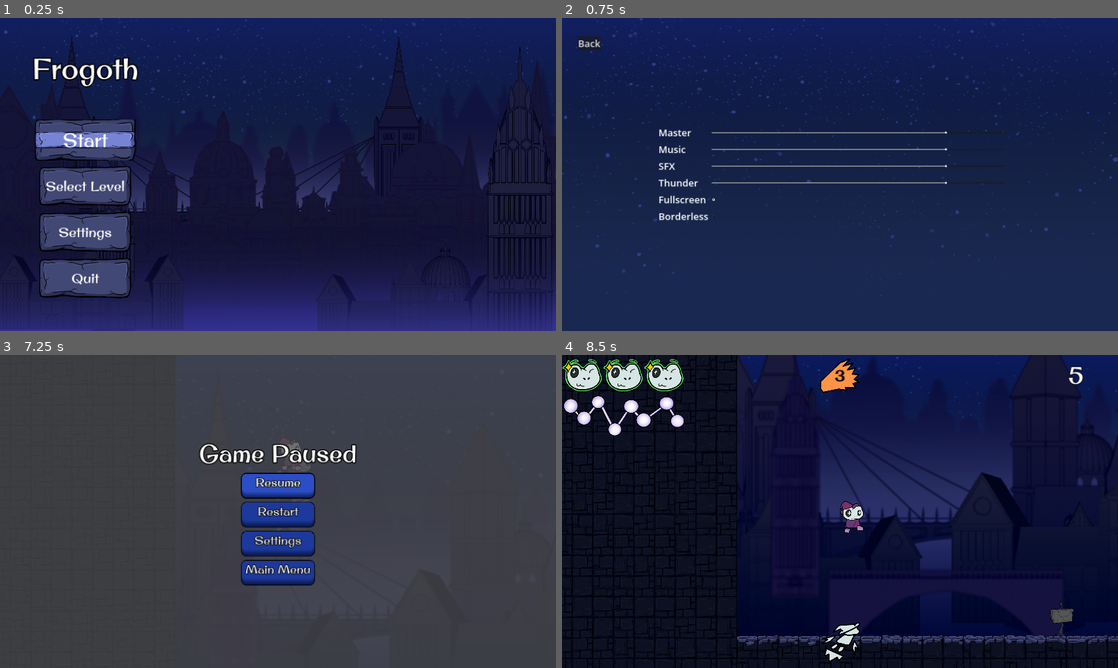
Above: before the commit, frames 1-4 (two rows, left to right).
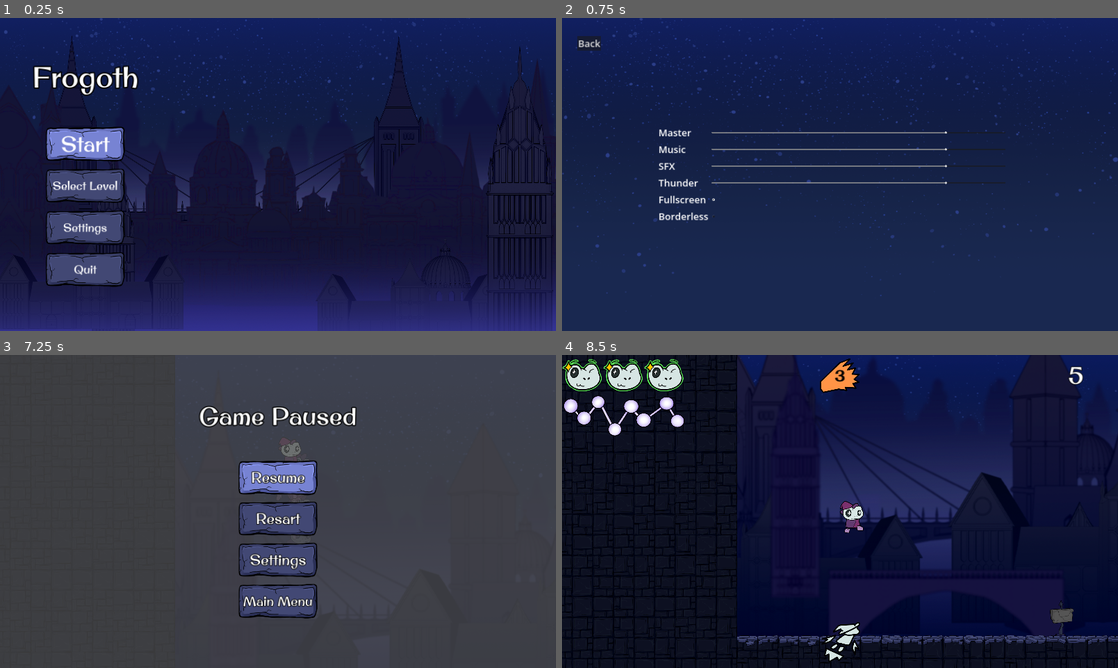
Above: after the commit, the same moments.

Repository: DerBrotDoktor/Frogoth
Game: Godot game, scene res://scenes/main/main.tscn
Same seed, same stepped clock (60 frames per second), same inputs: the game is played once before the commit and once after it.
Inputs (mouse positions are in pixels of both pictures, inside the frame that each line leads up to):
- Up to frame 1 (0.25 s): no input
- Up to frame 2 (0.75 s): click "Settings" at 0.5 s
- Up to frame 3 (7.25 s): click (294, 552) at 1.25 s; click "Back" at 2 s; click "Start" at 2.75 s; hold W (up) from 3.53 s (still down); tap Shift (dash) at 3.6, 5.1, 6.6 s; tap Space (jump) at 3.77, 4.52, 6.02, 6.77 s; tap F (discrad_shape) at 4.35, 5.85 s; tap Escape (pause_menu) at 7.15 s
- Up to frame 4 (8.5 s): release W (up) at 7.25 s; click "Resume" at 7.25 s; hold W (up) from 8.03 s (still down); tap F (discrad_shape) at 8.1 s; tap Space (jump) at 8.27 s

The runs differ from the first frame. In frame 1, 6.7% of the frame differs, in the area x 5-25%, y 12-90%; in frame 2, nothing differs; in frame 3, 8.3%, in the area x 35-65%, y 16-85%; in frame 4, nothing differs.

Commit message:
Changed: buttons in main menu and pause menu Changed: button assets

Diff:
--- a/scenes/menus/main_menu.tscn
+++ b/scenes/menus/main_menu.tscn
@@ -112,7 +112,6 @@
 [node name="VerticalContainer" type="VBoxContainer" parent="MarginContainer"]
 layout_mode = 2
 size_flags_horizontal = 0
-theme_override_constants/separation = 30
 alignment = 1
 
 [node name="TitleText" type="Label" parent="MarginContainer/VerticalContainer"]
@@ -123,9 +122,9 @@
 horizontal_alignment = 1
 
 [node name="StartButton" type="TextureButton" parent="MarginContainer/VerticalContainer"]
-custom_minimum_size = Vector2(600, 180)
-layout_mode = 2
-size_flags_vertical = 3
+custom_minimum_size = Vector2(512, 256)
+layout_mode = 2
+size_flags_horizontal = 4
 size_flags_stretch_ratio = 0.0
 focus_neighbor_top = NodePath("../QuitButton")
 focus_neighbor_bottom = NodePath("../LevelSelectButton")
@@ -143,16 +142,15 @@
 grow_horizontal = 2
 grow_vertical = 2
 theme_override_fonts/font = ExtResource("1_4inao")
-theme_override_font_sizes/font_size = 120
+theme_override_font_sizes/font_size = 130
 text = "Start"
 horizontal_alignment = 1
 vertical_alignment = 1
 
 [node name="LevelSelectButton" type="TextureButton" parent="MarginContainer/VerticalContainer"]
-custom_minimum_size = Vector2(600, 180)
-layout_mode = 2
-size_flags_horizontal = 4
-size_flags_vertical = 4
+custom_minimum_size = Vector2(512, 256)
+layout_mode = 2
+size_flags_horizontal = 4
 focus_neighbor_top = NodePath("../StartButton")
 focus_neighbor_bottom = NodePath("../SettingsButton")
 texture_normal = ExtResource("6_yipjy")
@@ -169,13 +167,13 @@
 grow_horizontal = 2
 grow_vertical = 2
 theme_override_fonts/font = ExtResource("1_4inao")
-theme_override_font_sizes/font_size = 85
+theme_override_font_sizes/font_size = 70
 text = "Select Level"
 horizontal_alignment = 1
 vertical_alignment = 1
 
 [node name="SettingsButton" type="TextureButton" parent="MarginContainer/VerticalContainer"]
-custom_minimum_size = Vector2(600, 180)
+custom_minimum_size = Vector2(512, 256)
 layout_mode = 2
 size_flags_horizontal = 4
 focus_neighbor_top = NodePath("../LevelSelectButton")
@@ -194,13 +192,13 @@
 grow_horizontal = 2
 grow_vertical = 2
 theme_override_fonts/font = ExtResource("1_4inao")
-theme_override_font_sizes/font_size = 85
+theme_override_font_sizes/font_size = 70
 text = "Settings"
 horizontal_alignment = 1
 vertical_alignment = 1
 
 [node name="QuitButton" type="TextureButton" parent="MarginContainer/VerticalContainer"]
-custom_minimum_size = Vector2(600, 180)
+custom_minimum_size = Vector2(512, 256)
 layout_mode = 2
 size_flags_horizontal = 4
 focus_neighbor_top = NodePath("../SettingsButton")
@@ -219,7 +217,7 @@
 grow_horizontal = 2
 grow_vertical = 2
 theme_override_fonts/font = ExtResource("1_4inao")
-theme_override_font_sizes/font_size = 85
+theme_override_font_sizes/font_size = 70
 text = "Quit
 "
 horizontal_alignment = 1
--- a/scenes/menus/pause_menu.tscn
+++ b/scenes/menus/pause_menu.tscn
@@ -2,51 +2,12 @@
 
 [ext_resource type="FontFile" uid="uid://dkx15fd30kr63" path="res://assets/font/OriginalSurfer-Regular.ttf" id="1_861nn"]
 [ext_resource type="Script" path="res://scenes/menus/pause_menu.gd" id="1_mgqje"]
-
-[sub_resource type="StyleBoxFlat" id="StyleBoxFlat_lnr4f"]
-bg_color = Color(0.168627, 0.305882, 0.776471, 1)
-border_width_bottom = 40
-border_color = Color(0.0509804, 0.117647, 0.352941, 1)
-border_blend = true
-corner_radius_top_left = 30
-corner_radius_top_right = 30
-corner_radius_bottom_right = 30
-corner_radius_bottom_left = 30
-shadow_color = Color(0, 0, 0, 1)
-shadow_size = 8
-
-[sub_resource type="StyleBoxFlat" id="StyleBoxFlat_w1hgi"]
-bg_color = Color(0.168627, 0.305882, 0.776471, 1)
-border_width_bottom = 40
-border_color = Color(0.0509804, 0.117647, 0.352941, 1)
-border_blend = true
-corner_radius_top_left = 30
-corner_radius_top_right = 30
-corner_radius_bottom_right = 30
-corner_radius_bottom_left = 30
-shadow_color = Color(0, 0, 0, 1)
-shadow_size = 8
-
-[sub_resource type="StyleBoxFlat" id="StyleBoxFlat_26k5v"]
-bg_color = Color(0.113725, 0.223529, 0.611765, 1)
-border_width_bottom = 40
-border_color = Color(0.0313726, 0.0862745, 0.286275, 1)
-border_blend = true
-corner_radius_top_left = 30
-corner_radius_top_right = 30
-corner_radius_bottom_right = 30
-corner_radius_bottom_left = 30
-shadow_color = Color(0, 0, 0, 1)
-shadow_size = 8
+[ext_resource type="Texture2D" uid="uid://bfgpum7vih67h" path="res://assets/ui/buttons/button.png" id="3_4ytbm"]
+[ext_resource type="Texture2D" uid="uid://0oyw7lpc3u77" path="res://assets/ui/buttons/button_pressed.png" id="4_n6pjw"]
+[ext_resource type="Texture2D" uid="uid://du2ffk8u3dgs3" path="res://assets/ui/buttons/button_hover.png" id="5_8x0sq"]
 
 [sub_resource type="Theme" id="Theme_pv8ow"]
 Button/colors/font_outline_color = Color(0, 0, 0, 1)
-Button/constants/outline_size = 15
-Button/font_sizes/font_size = 75
-Button/fonts/font = ExtResource("1_861nn")
-Button/styles/focus = SubResource("StyleBoxFlat_lnr4f")
-Button/styles/hover = SubResource("StyleBoxFlat_w1hgi")
-Button/styles/normal = SubResource("StyleBoxFlat_26k5v")
 Label/colors/font_outline_color = Color(0, 0, 0, 1)
 Label/constants/outline_size = 15
 Label/font_sizes/font_size = 150
@@ -84,51 +45,117 @@
 anchor_bottom = 1.0
 grow_horizontal = 2
 grow_vertical = 2
-theme_override_constants/separation = 30
+theme_override_constants/separation = 0
 alignment = 1
 
 [node name="Title" type="Label" parent="VBoxContainer"]
-custom_minimum_size = Vector2(0, 150)
+custom_minimum_size = Vector2(0, 350)
 layout_mode = 2
 text = "Game Paused"
 label_settings = SubResource("LabelSettings_dw61o")
 horizontal_alignment = 1
 
-[node name="ResumeButton" type="Button" parent="VBoxContainer"]
-custom_minimum_size = Vector2(450, 150)
+[node name="ResumeButton" type="TextureButton" parent="VBoxContainer"]
+custom_minimum_size = Vector2(512, 256)
 layout_mode = 2
 size_flags_horizontal = 4
-size_flags_vertical = 4
 focus_neighbor_top = NodePath("../MainMenuButton")
 focus_neighbor_bottom = NodePath("../RestartButton")
+texture_normal = ExtResource("3_4ytbm")
+texture_pressed = ExtResource("4_n6pjw")
+texture_hover = ExtResource("5_8x0sq")
+texture_focused = ExtResource("5_8x0sq")
+stretch_mode = 6
+
+[node name="Label" type="Label" parent="VBoxContainer/ResumeButton"]
+layout_mode = 1
+anchors_preset = 15
+anchor_right = 1.0
+anchor_bottom = 1.0
+grow_horizontal = 2
+grow_vertical = 2
+theme_override_font_sizes/font_size = 90
 text = "Resume"
+horizontal_alignment = 1
+vertical_alignment = 1
 
-[node name="RestartButton" type="Button" parent="VBoxContainer"]
-custom_minimum_size = Vector2(450, 150)
+[node name="RestartButton" type="TextureButton" parent="VBoxContainer"]
+custom_minimum_size = Vector2(512, 256)
 layout_mode = 2
 size_flags_horizontal = 4
 size_flags_vertical = 4
 focus_neighbor_top = NodePath("../ResumeButton")
 focus_neighbor_bottom = NodePath("../SettingsButton")
-text = "Restart"
+texture_normal = ExtResource("3_4ytbm")
+texture_pressed = ExtResource("4_n6pjw")
+texture_hover = ExtResource("5_8x0sq")
+texture_focused = ExtResource("5_8x0sq")
+stretch_mode = 6
 
-[node name="SettingsButton" type="Button" parent="VBoxContainer"]
-custom_minimum_size = Vector2(450, 150)
+[node name="Label2" type="Label" parent="VBoxContainer/RestartButton"]
+layout_mode = 1
+anchors_preset = 15
+anchor_right = 1.0
+anchor_bottom = 1.0
+grow_horizontal = 2
+grow_vertical = 2
+theme_override_font_sizes/font_size = 90
+text = "Resart
+"
+horizontal_alignment = 1
+vertical_alignment = 1
+
+[node name="SettingsButton" type="TextureButton" parent="VBoxContainer"]
+custom_minimum_size = Vector2(512, 256)
 layout_mode = 2
 size_flags_horizontal = 4
 size_flags_vertical = 4
 focus_neighbor_top = NodePath("../RestartButton")
 focus_neighbor_bottom = NodePath("../MainMenuButton")
-text = "Settings"
+texture_normal = ExtResource("3_4ytbm")
+texture_pressed = ExtResource("4_n6pjw")
+texture_hover = ExtResource("5_8x0sq")
+texture_focused = ExtResource("5_8x0sq")
+stretch_mode = 6
 
-[node name="MainMenuButton" type="Button" parent="VBoxContainer"]
-custom_minimum_size = Vector2(450, 150)
+[node name="Label3" type="Label" parent="VBoxContainer/SettingsButton"]
+layout_mode = 1
+anchors_preset = 15
+anchor_right = 1.0
+anchor_bottom = 1.0
+grow_horizontal = 2
+grow_vertical = 2
+theme_override_font_sizes/font_size = 90
+text = "Settings
+"
+horizontal_alignment = 1
+vertical_alignment = 1
+
+[node name="MainMenuButton" type="TextureButton" parent="VBoxContainer"]
+custom_minimum_size = Vector2(512, 256)
 layout_mode = 2
 size_flags_horizontal = 4
 size_flags_vertical = 4
 focus_neighbor_top = NodePath("../SettingsButton")
 focus_neighbor_bottom = NodePath("../ResumeButton")
-text = "Main Menu"
+texture_normal = ExtResource("3_4ytbm")
+texture_pressed = ExtResource("4_n6pjw")
+texture_hover = ExtResource("5_8x0sq")
+texture_focused = ExtResource("5_8x0sq")
+stretch_mode = 6
+
+[node name="Label4" type="Label" parent="VBoxContainer/MainMenuButton"]
+layout_mode = 1
+anchors_preset = 15
+anchor_right = 1.0
+anchor_bottom = 1.0
+grow_horizontal = 2
+grow_vertical = 2
+theme_override_font_sizes/font_size = 80
+text = "Main Menu
+"
+horizontal_alignment = 1
+vertical_alignment = 1
 
 [connection signal="visibility_changed" from="." to="." method="_on_visibility_changed"]
 [connection signal="button_up" from="VBoxContainer/ResumeButton" to="." method="_on_resume_button_button_up"]
Binary file changed: assets/ui/buttons/button.png
Binary file changed: assets/ui/buttons/button_hover.png
Binary file changed: assets/ui/buttons/button_pressed.png
Not shown: 2 places in scenes/main/main.tscn that only renumber resources
